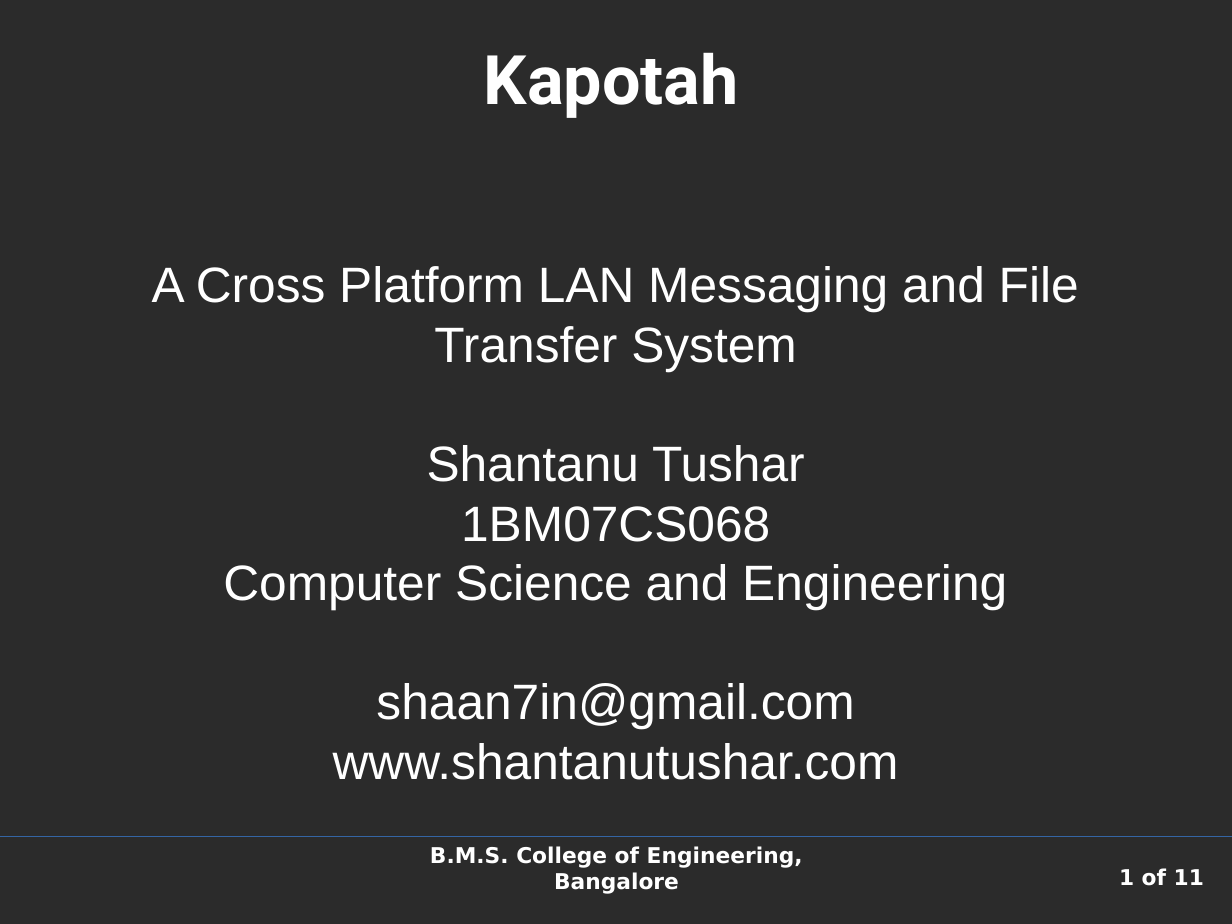
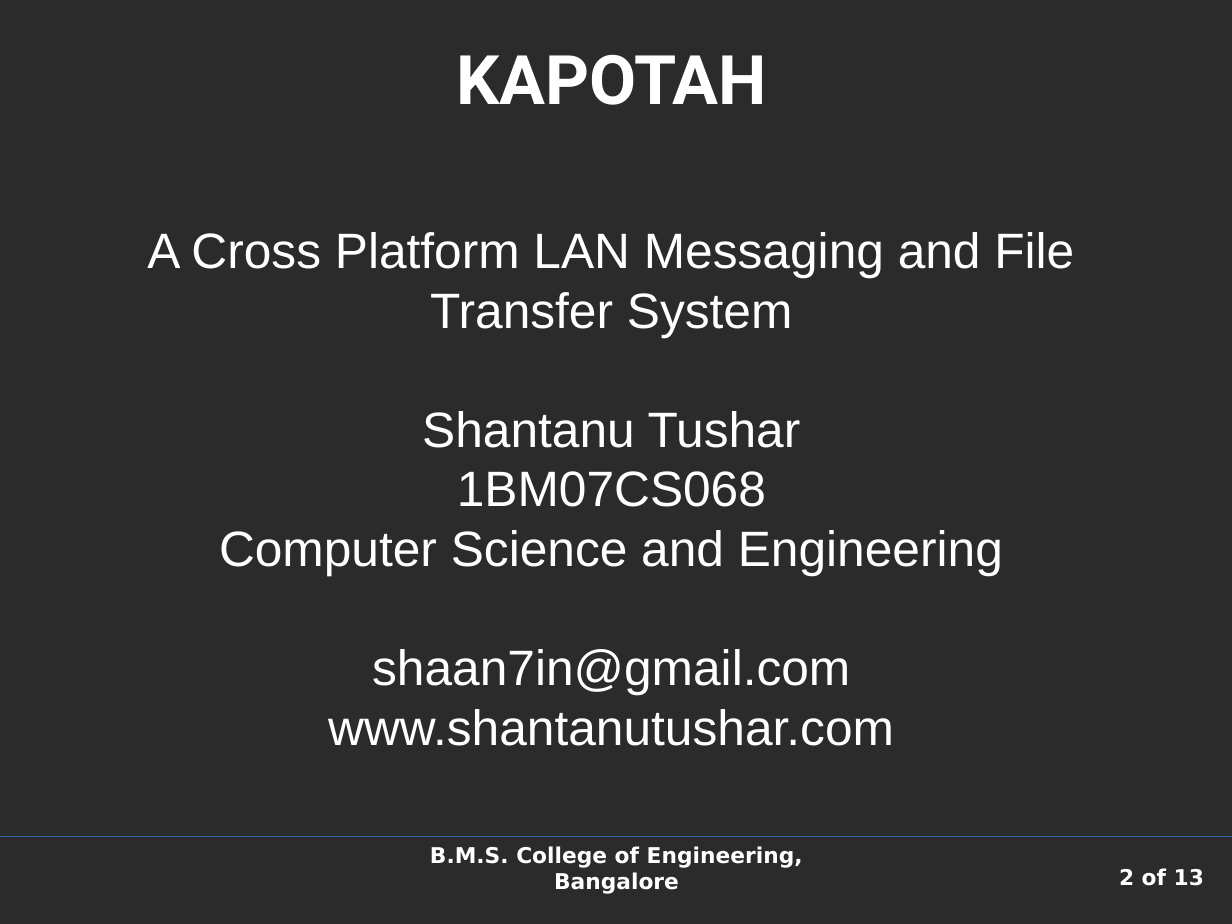
Before and after one commit to shaan7/Kapotah, a slide deck: slide 2 of docs/presentation.odp (slide 1 before the commit). Drawn at 1232x924 pixels with LibreOffice and Linux fonts; fonts in the diff are those of the drawing; background and template pictures are left out; a plain dark background stands for a picture behind light text. Boxes give left, top, right and bottom in pixels: in the first picture for what was removed or moved away, otherwise in the second. Text is boxed around its words. In the diff, an @@ line names an element or a change of style, - is before the commit and + after.

```diff
--- a/docs/presentation.odp
+++ b/docs/presentation.odp
@@ title at [456, 54, 766, 105]: text changed @@
-Kapotah
+KAPOTAH
@@ subtitle "A Cross Platform LAN Messaging ...": place and size @@
-subtitle "A Cross Platform LAN Messaging ..." at [152, 266, 1079, 780]
+subtitle "A Cross Platform LAN Messaging ..." at [147, 232, 1074, 746]
@@ page number at [1119, 868, 1204, 886]: text changed @@
-1 of 11
+2 of 13
```
Also in this commit, not shown: 6 other slides changed, 3 slides added, 1 slide removed, 6 other files.
